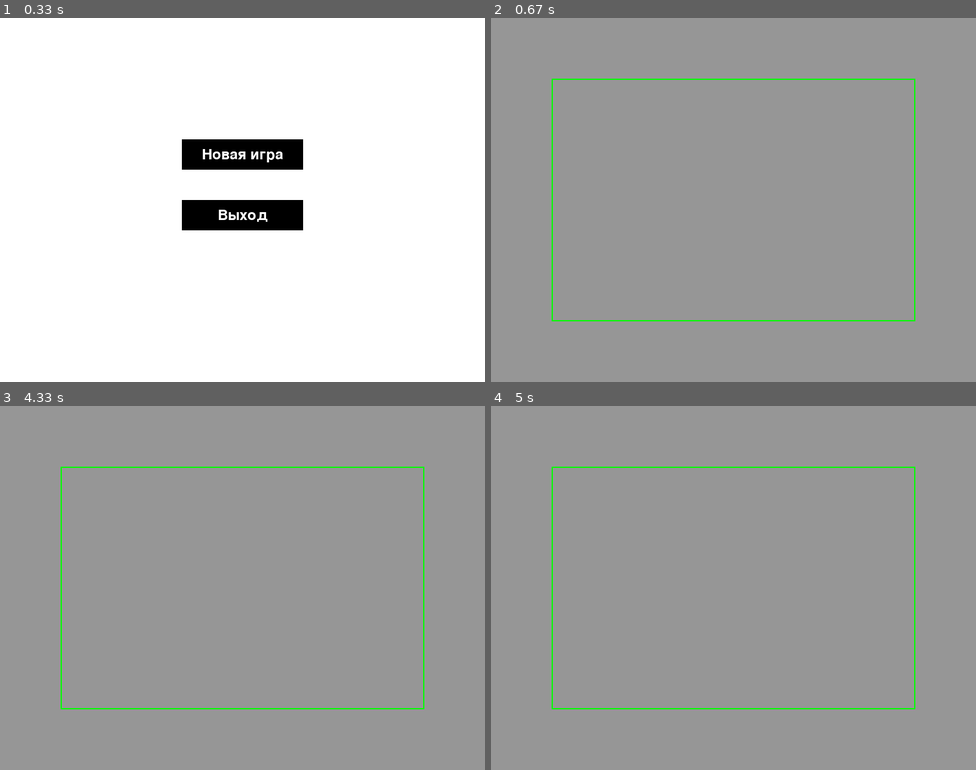
Above: before the commit, frames 1-4 (two rows, left to right).
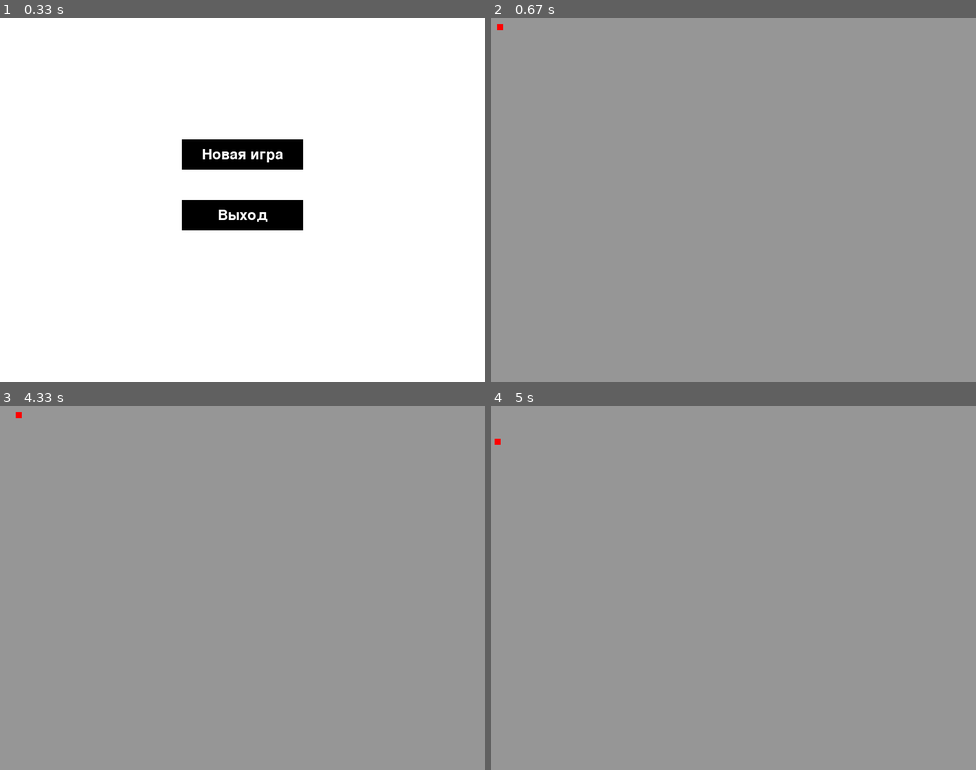
Above: after the commit, the same moments.

Repository: torisy/2dPYGAME
Game: pygame game, started from main.py
The game is run twice, just before and just after one commit, with the same random seed, the same clock (stepped at 60 frames per second) and the same inputs.
Inputs (mouse positions are in pixels of both pictures, inside the frame that each line leads up to):
- Up to frame 1 (0.33 s): no input
- Up to frame 2 (0.67 s): press the mouse at (733, 156) at 0.37 s; move the mouse to (791, 174) at 0.47 s; release the mouse at (845, 192) at 0.6 s
- Up to frame 3 (4.33 s): hold D 0.67-1.13 s; hold W 1.17-1.47 s; hold A 2-2.53 s; hold S 2.57-2.87 s; hold A 2.9-3.3 s; hold D from 3.73 s (still down)
- Up to frame 4 (5 s): release D at 4.37 s; hold S 4.4-4.77 s; hold A from 4.8 s (still down)

Frame 1 is identical in both runs. In frame 2, 0.9% of the frame differs, in the area x 1-88%, y 1-84%; in frame 3, 0.9%; in frame 4, 0.9%.

Commit message:
++персонаж
движение - жизнь

Diff:
--- /dev/null
+++ b/character.py
@@ -0,0 +1,21 @@
+import pygame
+
+class Character:
+    def __init__(self, x, y):
+        self.x = 10
+        self.y = 10
+        self.speed = 2
+        self.visible = True
+
+    def move(self, keys):
+        if keys[pygame.K_w]:
+            self.y -= self.speed
+        if keys[pygame.K_s]:
+            self.y += self.speed
+        if keys[pygame.K_a]:
+            self.x -= self.speed
+        if keys[pygame.K_d]:
+            self.x += self.speed
+
+    def draw(self, screen):
+        pygame.draw.rect(screen, (255, 0, 0), (self.x, self.y, 10, 10))
--- a/game.py
+++ b/game.py
@@ -1,15 +1,26 @@
 import pygame
 
-# Установка размеров окна игрового поля
-field_width = 600
-field_height = 400
+# Установка размеров окна игрового поля для Full HD
+field_width = 1920
+field_height = 1080
 
-# Функция для отрисовки игрового поля
+# Цвета
+WHITE = (255, 255, 255)
+GREEN = (0, 255, 0)
+
+# Статичные зеленые квадраты
+static_rects = [
+    pygame.Rect(100, 100, 50, 50),
+    pygame.Rect(200, 200, 50, 50),
+    pygame.Rect(300, 300, 50, 50)
+]
+
+# Функция для отрисовки игрового поля и статичных квадратов с коллизиями
 def draw_game_field(screen):
-    screen.fill((150, 150, 150))  # Заливка экрана серым цветом
+    screen.fill(WHITE)  # Заливка экрана белым цветом
 
     # Рисуем игровое поле
-    pygame.draw.rect(screen, (0, 255, 0), (100, 100, field_width, field_height), 2)
+    pygame.draw.rect(screen, (150, 150, 150), (0, 0, field_width, field_height))
 
     # Обновление экрана
     pygame.display.flip()
--- a/main.py
+++ b/main.py
@@ -1,7 +1,10 @@
 import pygame
 from game import draw_game_field
+from character import Character
 
 pygame.init()
+
+clock = pygame.time.Clock()#для настройки кадров в секунду
 
 # Установка размеров окна
 screen_width = 800
@@ -26,6 +29,9 @@
 # Флаг для отображения игрового поля
 show_game_field = False
 
+# Создание персонажа
+player = Character(100, 100)
+
 # Основной игровой цикл
 running = True
 while running:
@@ -34,12 +40,9 @@
     for event in pygame.event.get():
         if event.type == pygame.QUIT:
             running = False
-        if event.type == pygame.MOUSEBUTTONDOWN:
-            mouse_pos = pygame.mouse.get_pos()
-            if new_game_button.collidepoint(mouse_pos):
-                show_game_field = True
-            if exit_button.collidepoint(mouse_pos):
-                running = False
+
+    keys = pygame.key.get_pressed()
+    player.move(keys)
 
     # Рисуем кнопки
     new_game_button = pygame.Rect(300, 200, 200, 50)
@@ -51,11 +54,23 @@
     pygame.draw.rect(screen, BLACK, exit_button)
     draw_text("Выход", font, WHITE, screen, 400, 325)
 
+    # Обработка нажатий кнопок мыши
+    mouse_pos = pygame.mouse.get_pos()
+    if new_game_button.collidepoint(mouse_pos):
+        if pygame.mouse.get_pressed()[0]:  # Левая кнопка мыши
+            show_game_field = True
+
+    if exit_button.collidepoint(mouse_pos):
+        if pygame.mouse.get_pressed()[0]:  # Левая кнопка мыши
+            running = False
+
     # Отображение игрового поля при нажатии на кнопку "Новая игра"
     if show_game_field:
         draw_game_field(screen)
+        player.draw(screen)
 
     # Обновление экрана
     pygame.display.flip()
+    clock.tick(60)#фреймрейт 60
 
 pygame.quit()
Empty file removed: movement.py
